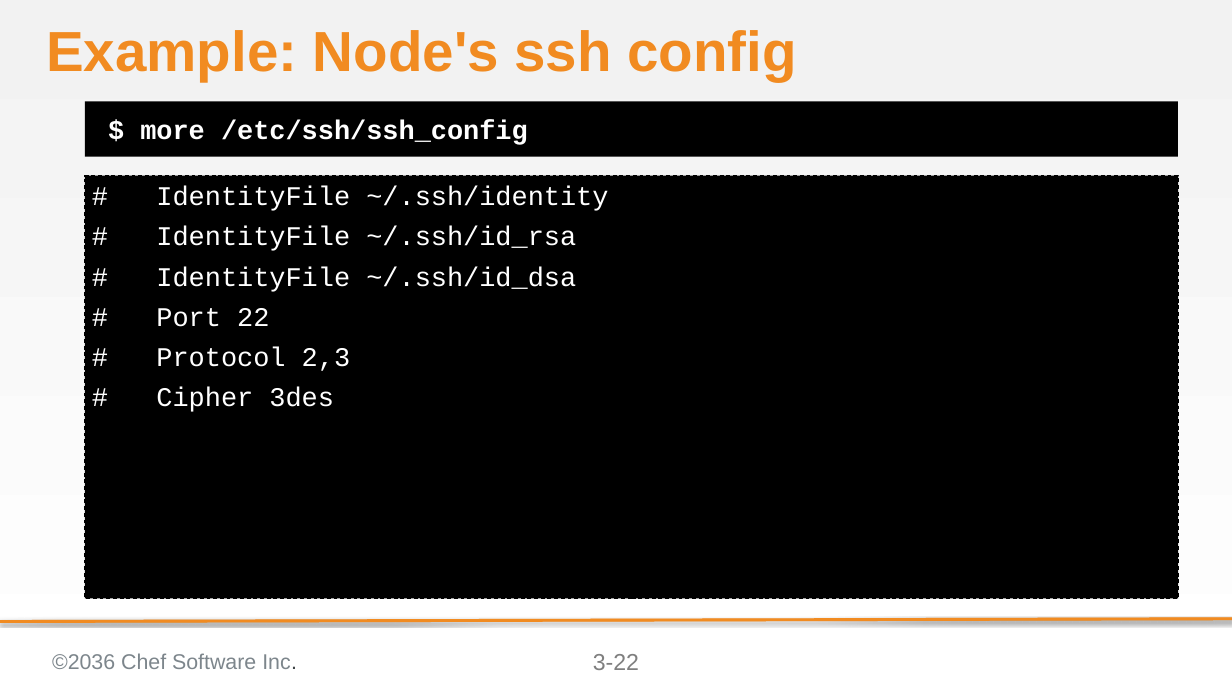
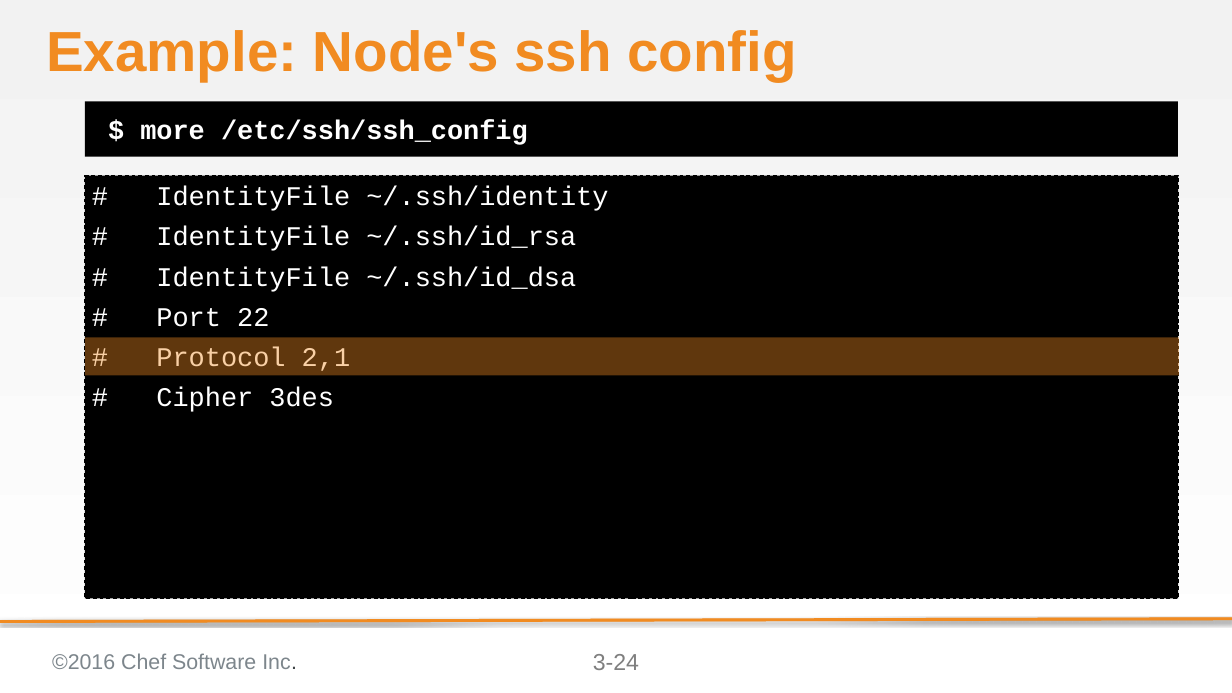
Before and after one commit to bchamby/chef-compliance-installation-configuration-operation, a slide deck: slide 24 of 03-initial-configuration-scans.pptx (slide 22 before the commit). Drawn at 1232x693 pixels with LibreOffice and Linux fonts; fonts in the diff are those of the drawing; background and template pictures are left out. Boxes give left, top, right and bottom in pixels: in the first picture for what was removed or moved away, otherwise in the second. Text is boxed around its words. In the diff, an @@ line names an element or a change of style, - is before the commit and + after.

Commit message:
fixed 3-22 ssh_config example fixed 3-50 protocol example

```diff
--- a/03-initial-configuration-scans.pptx
+++ b/03-initial-configuration-scans.pptx
@@ rectangle added at box(85, 337, 1179, 376), fill #F18B21 at 40% opacity @@
@@ text at box(156, 347, 350, 371): text changed @@
-# Protocol 2,3
+# Protocol 2,1
@@ text at box(52, 653, 297, 669): text changed @@
-©2036 Chef Software Inc.
+©2016 Chef Software Inc.
@@ page number at box(593, 654, 639, 670): text changed @@
-3-22
+3-24
```
Also in this commit, not shown: 59 other slides changed, 2 slides added.
